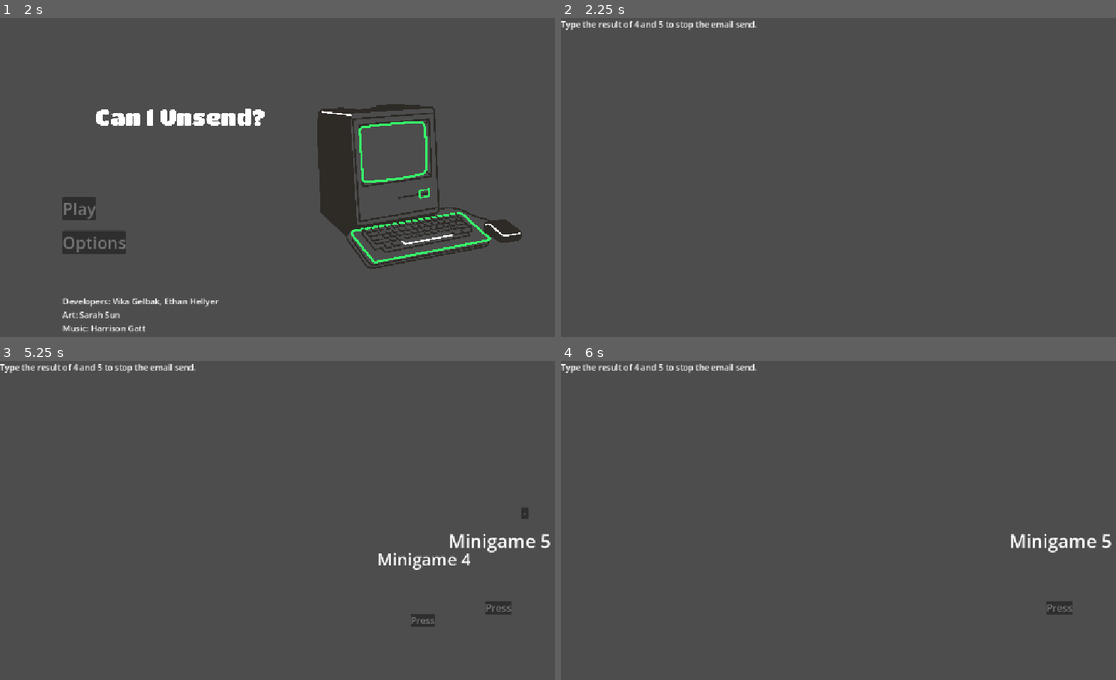
Above: before the commit, frames 1-4 (two rows, left to right).
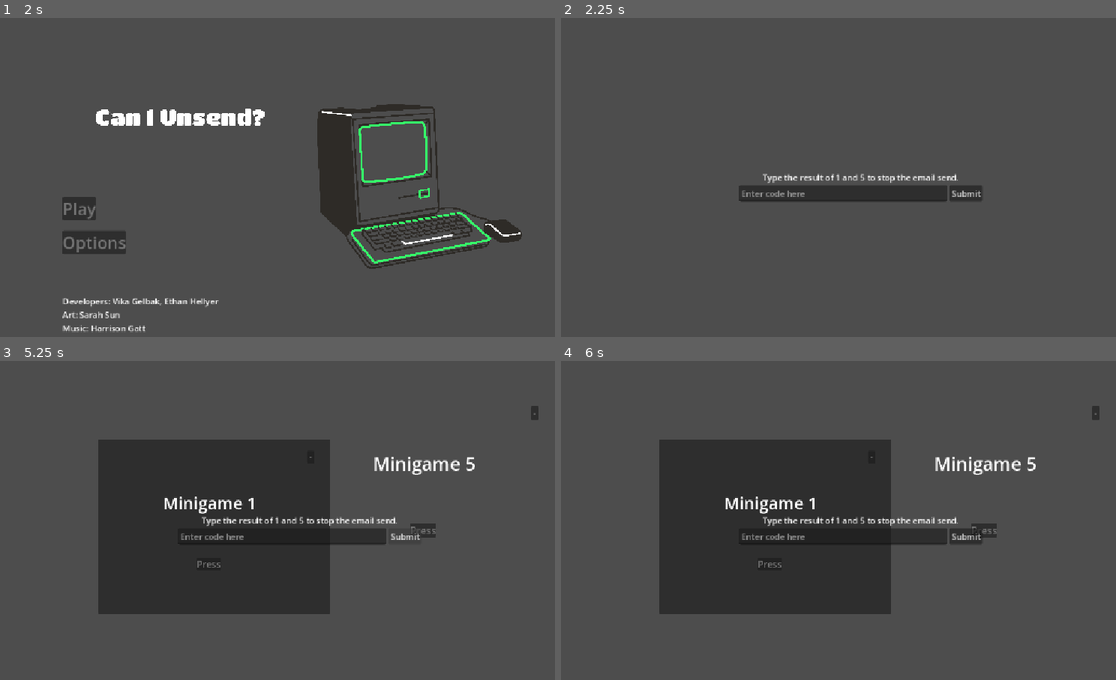
Above: after the commit, the same moments.

Repository: Vikociraptor/can_i_unsend
Game: Godot game, scene res://MainMenu.tscn
Same seed, same stepped clock (60 frames per second), same inputs: the game is played once before the commit and once after it.
Inputs (mouse positions are in pixels of both pictures, inside the frame that each line leads up to):
- Up to frame 1 (2 s): click (94, 241) at 0.5 s; click "X" at 1.25 s
- Up to frame 2 (2.25 s): click (638, 209) at 2 s
- Up to frame 3 (5.25 s): click (405, 536) at 2.75 s, where only the run after the commit has a clickable "Submit"; click (405, 536) at 3.5 s, where only the run after the commit has a clickable "Submit"; click (405, 536) at 4.25 s, where only the run after the commit has a clickable "Submit"; tap Enter at 5 s
- Up to frame 4 (6 s): click (982, 619) at 5.77 s

Frame 1 is identical in both runs. In frame 2, 2.7% of the frame differs, in the area x 0-76%, y 0-58%; in frame 3, 25%, in the area x 0-100%, y 0-84%; in frame 4, 25%.

Commit message:
created win condition

Diff:
--- a/MainGameLoop.tscn
+++ b/MainGameLoop.tscn
@@ -11,7 +11,37 @@
 script = ExtResource("1_v8d43")
 all_minigames = Array[PackedScene]([ExtResource("2_h46g1"), ExtResource("3_d1nqu"), ExtResource("4_5n4ns"), ExtResource("5_5n4ns"), ExtResource("6_e2yq2")])
 
-[node name="IntroLabel" type="Label" parent="." unique_id=72889644]
-offset_right = 40.0
-offset_bottom = 23.0
+[node name="CanvasLayer" type="CanvasLayer" parent="." unique_id=672813929]
+
+[node name="CenterContainer" type="CenterContainer" parent="CanvasLayer" unique_id=1400421367]
+anchors_preset = 15
+anchor_right = 1.0
+anchor_bottom = 1.0
+grow_horizontal = 2
+grow_vertical = 2
+mouse_filter = 2
+
+[node name="VBoxContainer" type="VBoxContainer" parent="CanvasLayer/CenterContainer" unique_id=1317877062]
+layout_mode = 2
+offset_transform_position = Vector2(0, -30)
+mouse_filter = 2
+
+[node name="IntroLabel" type="Label" parent="CanvasLayer/CenterContainer/VBoxContainer" unique_id=72889644]
+layout_mode = 2
 text = "Type the result of x y z to stop the email send"
+horizontal_alignment = 1
+
+[node name="HBoxContainer" type="HBoxContainer" parent="CanvasLayer/CenterContainer/VBoxContainer" unique_id=1539065076]
+layout_mode = 2
+mouse_filter = 2
+
+[node name="LineEdit" type="LineEdit" parent="CanvasLayer/CenterContainer/VBoxContainer/HBoxContainer" unique_id=744836215]
+custom_minimum_size = Vector2(400, 30)
+layout_mode = 2
+placeholder_text = "Enter code here"
+
+[node name="Button" type="Button" parent="CanvasLayer/CenterContainer/VBoxContainer/HBoxContainer" unique_id=1539606906]
+layout_mode = 2
+text = "Submit"
+
+[connection signal="pressed" from="CanvasLayer/CenterContainer/VBoxContainer/HBoxContainer/Button" to="." method="_on_submit_button_pressed"]
--- a/main_game_loop.gd
+++ b/main_game_loop.gd
@@ -2,16 +2,26 @@
 
 @export var all_minigames: Array[PackedScene] = []
 @export var minigame_count := 2
-@export var base_size := Vector2(400, 300)
+@export var screen_margin := 16.0
 @export var min_scale := 0.6
 @export var max_scale := 1.0
 @export var intro_duration := 3.0
+@export var words: Array[String] = ["apple", "rocket", "banana", "spider", "pickle", "laptop", "cactus", "wizard"]
 
-@onready var intro_label : Label = $IntroLabel
+signal code_correct
+signal code_wrong
+
+@onready var intro_label : Label = $CanvasLayer/CenterContainer/VBoxContainer/IntroLabel
+@onready var code_input : LineEdit = $CanvasLayer/CenterContainer/VBoxContainer/HBoxContainer/LineEdit
 
 var remaining := 0
+var available_words: Array[String] = []
+var results: Dictionary = {}
+var code_order: Array[String] = []
 
 func _ready() -> void:
+	available_words = words.duplicate()
+	available_words.shuffle()
 	var selected: Array[PackedScene] = all_minigames.duplicate()
 	selected.shuffle()
 	selected.resize(minigame_count)
@@ -25,6 +35,7 @@
 		names.append(minigame.display_name)
 
 	names.shuffle()
+	code_order = names
 	intro_label.text = "Type the result of %s and %s to stop the email send." % [
 		", ".join(PackedStringArray(names.slice(0, -1))), names[-1]
 	]
@@ -36,24 +47,65 @@
 		place_minigame(minigame)
 
 func place_minigame(minigame: Node2D) -> void:
+	minigame.finished.connect(_on_minigame_finished.bind(minigame), CONNECT_ONE_SHOT)
+	add_child(minigame)
+
 	var random_scale := randf_range(min_scale, max_scale)
 	minigame.scale = Vector2.ONE * random_scale
 
-	var scaled_size := base_size * random_scale
-	var max_offset := base_size * min_scale * 0.4
-	var offset := Vector2(
-		randf_range(-max_offset.x, max_offset.x),
-		randf_range(-max_offset.y, max_offset.y)
+	# The minigame's content isn't drawn at its origin (it sits a few hundred px in),
+	# so measure where it really is and place that box, not the origin.
+	var bounds := _get_content_bounds(minigame)
+	var scaled_size := bounds.size * random_scale
+	var screen := get_viewport_rect().size
+	var max_pos := (screen - scaled_size - Vector2.ONE * screen_margin).max(Vector2.ONE * screen_margin)
+	var top_left := Vector2(
+		randf_range(screen_margin, max_pos.x),
+		randf_range(screen_margin, max_pos.y)
 	)
-	var screen_centre := get_viewport_rect().size / 2
-	minigame.position = screen_centre + offset - scaled_size / 2
+	minigame.position = top_left - bounds.position * random_scale
 
-	minigame.finished.connect(_on_minigame_finished.bind(minigame), CONNECT_ONE_SHOT)
-	add_child(minigame)
+# Union of the rects of the minigame's visible Control children, in its local (unscaled) space.
+func _get_content_bounds(minigame: Node2D) -> Rect2:
+	var bounds := Rect2()
+	var first := true
+	for child in minigame.get_children():
+		if child is Control and child.visible:
+			var rect: Rect2 = child.get_rect()
+			bounds = rect if first else bounds.merge(rect)
+			first = false
+	return bounds
 
 func _on_minigame_finished(minigame: Node2D) -> void:
-	minigame.queue_free()
+	var word: String = available_words.pop_back()
+	results[minigame.display_name] = word
+	minigame.show_result(word)
+
 	remaining -= 1
+	if remaining == 0:
+		print("All minigames solved: ", results)
 
-	if remaining == 0:
-		print("All minigames finished")
+# The words from each minigame, in intro order, separated by spaces, e.g. "rocket apple".
+func get_expected_code() -> String:
+	var parts := PackedStringArray()
+	for minigame_name in code_order:
+		parts.append(results.get(minigame_name, ""))
+	return " ".join(parts)
+
+# Lowercase and collapse spaces/newlines so "Rocket   apple\n" still matches "rocket apple".
+func _normalize(text: String) -> String:
+	return " ".join(text.to_lower().replace("\n", " ").split(" ", false))
+
+func _on_submit_button_pressed() -> void:
+	if remaining > 0:
+		print("Not all minigames solved yet")
+		code_wrong.emit()
+		return
+
+	var typed := _normalize(code_input.text)
+	if typed == _normalize(get_expected_code()):
+		print("Correct! Email send stopped.")
+		code_correct.emit()
+	else:
+		print("Wrong code. Expected: ", get_expected_code(), " got: ", typed)
+		code_wrong.emit()
--- a/minigames/minigame.gd
+++ b/minigames/minigame.gd
@@ -5,10 +5,17 @@
 @export var display_name := "Minigame"
 
 @onready var button: Button = $Button/Button
+@onready var result: Label = $Result
 
 func _ready() -> void:
-	button.pressed.connect(_on_button_pressed)
+	result.hide()
 
 
 func _on_button_pressed() -> void:
+	print("pressed: ", display_name)
 	finished.emit()
+
+func show_result(word: String) -> void:
+	result.text = word
+	result.show()
+	button.disabled = true
--- a/minigames/minigame_1.tscn
+++ b/minigames/minigame_1.tscn
@@ -37,6 +37,13 @@
 grow_horizontal = 2
 grow_vertical = 2
 
+[node name="Result" type="Label" parent="." unique_id=1376386682]
+offset_left = 541.0
+offset_top = 367.0
+offset_right = 601.0
+offset_bottom = 399.0
+theme_override_font_sizes/font_size = 23
+
 [node name="exit" type="Button" parent="." unique_id=1506732584]
 offset_left = 819.0
 offset_top = 97.0
--- a/minigames/minigame_2.tscn
+++ b/minigames/minigame_2.tscn
@@ -30,6 +30,13 @@
 grow_horizontal = 2
 grow_vertical = 2
 
+[node name="Result" type="Label" parent="." unique_id=1919955259]
+offset_left = 541.0
+offset_top = 367.0
+offset_right = 601.0
+offset_bottom = 399.0
+theme_override_font_sizes/font_size = 23
+
 [node name="exit" type="Button" parent="." unique_id=1506732584]
 offset_left = 819.0
 offset_top = 97.0
--- a/minigames/minigame_3.tscn
+++ b/minigames/minigame_3.tscn
@@ -30,6 +30,13 @@
 grow_horizontal = 2
 grow_vertical = 2
 
+[node name="Result" type="Label" parent="." unique_id=705806248]
+offset_left = 541.0
+offset_top = 367.0
+offset_right = 601.0
+offset_bottom = 399.0
+theme_override_font_sizes/font_size = 23
+
 [node name="exit" type="Button" parent="." unique_id=1506732584]
 offset_left = 819.0
 offset_top = 97.0
--- a/minigames/minigame_4.tscn
+++ b/minigames/minigame_4.tscn
@@ -30,6 +30,13 @@
 grow_horizontal = 2
 grow_vertical = 2
 
+[node name="Result" type="Label" parent="." unique_id=1393454766]
+offset_left = 541.0
+offset_top = 367.0
+offset_right = 601.0
+offset_bottom = 399.0
+theme_override_font_sizes/font_size = 23
+
 [node name="exit" type="Button" parent="." unique_id=1506732584]
 offset_left = 819.0
 offset_top = 97.0
--- a/minigames/minigame_5.tscn
+++ b/minigames/minigame_5.tscn
@@ -30,6 +30,13 @@
 grow_horizontal = 2
 grow_vertical = 2
 
+[node name="Result" type="Label" parent="." unique_id=1357875367]
+offset_left = 541.0
+offset_top = 367.0
+offset_right = 601.0
+offset_bottom = 399.0
+theme_override_font_sizes/font_size = 23
+
 [node name="exit" type="Button" parent="." unique_id=1506732584]
 offset_left = 819.0
 offset_top = 97.0
